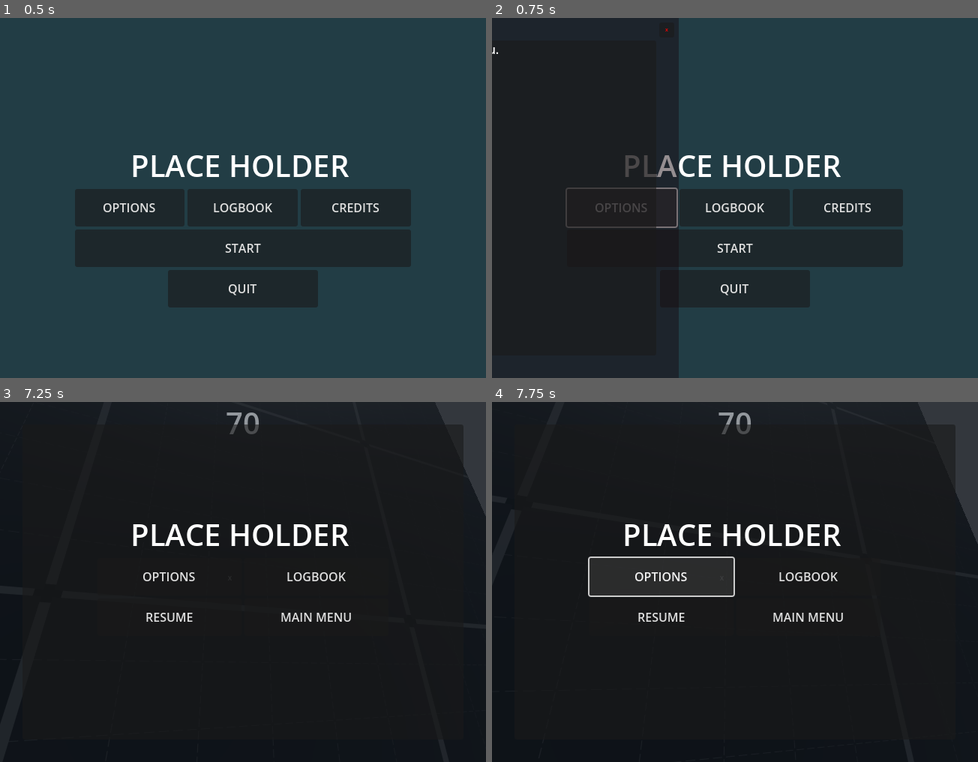
Above: before the commit, frames 1-4 (two rows, left to right).
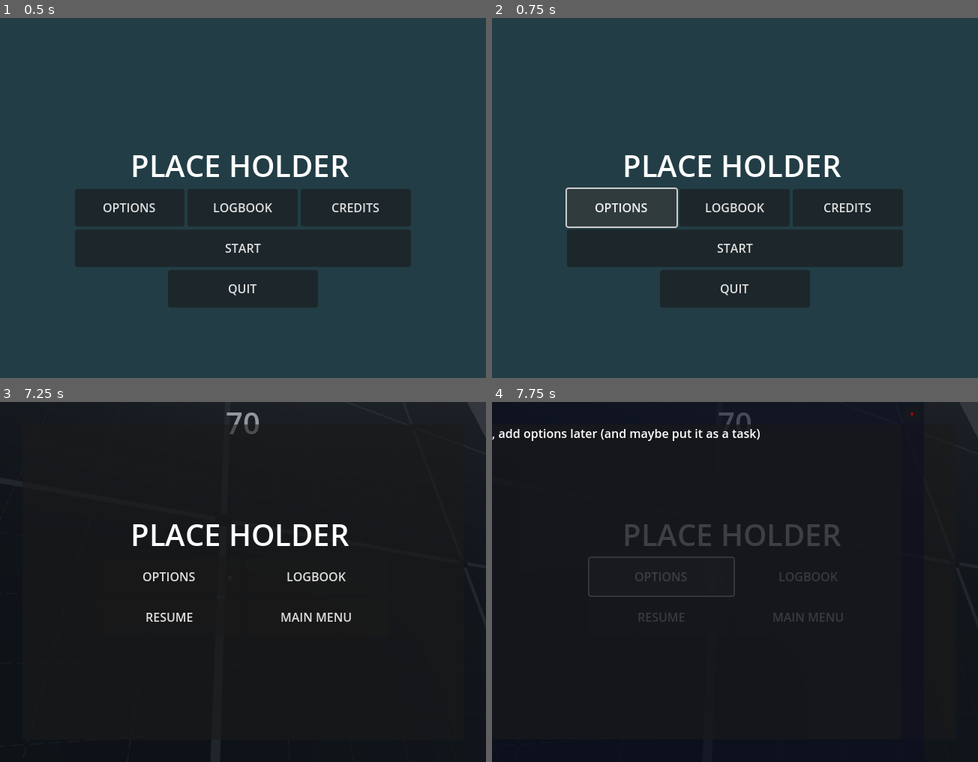
Above: after the commit, the same moments.

Repository: cdoss3/pirate-jam
Game: Godot game, scene res://scenes/main_menu.tscn
Two runs of this game, one before a commit and one after it. Both use one fixed random seed, a clock stepped at 60 frames per second and the inputs below.
Inputs (mouse positions are in pixels of both pictures, inside the frame that each line leads up to):
- Up to frame 1 (0.5 s): no input
- Up to frame 2 (0.75 s): click "OPTIONS" at 0.5 s
- Up to frame 3 (7.25 s): click "LOGBOOK" at 1.25 s; click "x" at 2 s; click "START" at 2.75 s; tap Enter at 3.5 s; move the mouse to (272, 582) at 3.52 s; hold W (walk_forwards) from 3.53 s (still down); tap Shift (crouch) at 3.6, 5.85 s; tap Space (jump) at 3.77, 4.52, 6.02, 6.77 s; move the mouse to (218, 582) at 4.27 s; tap Ctrl (sprint) at 4.35 s; move the mouse to (252, 574) at 5.02 s; tap P (test_input) at 5.1 s; move the mouse to (238, 589) at 5.77 s; move the mouse to (281, 585) at 6.52 s; hold Ctrl (sprint) from 6.53 s (still down); tap Escape (ui_cancel) at 7.15 s
- Up to frame 4 (7.75 s): release W (walk_forwards) at 7.25 s; release Ctrl (sprint) at 7.25 s; click "OPTIONS" at 7.25 s

Frame 1 is identical in both runs. In frame 2, 35% of the frame differs, in the area x 0-39%, y 0-100%; in frame 3, 0.9%; in frame 4, 4.2%.

Commit message:
Implemented basic funcionaliry (options menu and other stuff will be added later)

Diff:
--- a/scenes/main_menu.tscn
+++ b/scenes/main_menu.tscn
@@ -7,14 +7,14 @@
 tracks/0/type = "value"
 tracks/0/imported = false
 tracks/0/enabled = true
-tracks/0/path = NodePath("ColorRect:position")
+tracks/0/path = NodePath("Options:position")
 tracks/0/interp = 1
 tracks/0/loop_wrap = true
 tracks/0/keys = {
 "times": PackedFloat32Array(0),
 "transitions": PackedFloat32Array(1),
 "update": 0,
-"values": [Vector2(1000, 0)]
+"values": [Vector2(-1000, 0)]
 }
 
 [sub_resource type="Animation" id="Animation_d5nxk"]
@@ -23,14 +23,14 @@
 tracks/0/type = "value"
 tracks/0/imported = false
 tracks/0/enabled = true
-tracks/0/path = NodePath("ColorRect:position")
+tracks/0/path = NodePath("Options:position")
 tracks/0/interp = 2
 tracks/0/loop_wrap = true
 tracks/0/keys = {
-"times": PackedFloat32Array(0, 0.133333, 0.3, 0.466667, 0.6),
-"transitions": PackedFloat32Array(1, 1, 1, 1, 1),
+"times": PackedFloat32Array(0, 0.266667, 0.4, 0.5, 0.6),
+"transitions": PackedFloat32Array(1, 1, 1, 1, 0.5),
 "update": 0,
-"values": [Vector2(-1000, 0), Vector2(-500, 0), Vector2(-100, 0), Vector2(4.03, 0), Vector2(0, 0)]
+"values": [Vector2(-1000, 0), Vector2(-500, 0), Vector2(-100, 0), Vector2(3.73, 0), Vector2(0, 0)]
 }
 
 [sub_resource type="Animation" id="Animation_r5vxk"]
@@ -39,7 +39,7 @@
 tracks/0/type = "value"
 tracks/0/imported = false
 tracks/0/enabled = true
-tracks/0/path = NodePath("ColorRect:position")
+tracks/0/path = NodePath("Options:position")
 tracks/0/interp = 2
 tracks/0/loop_wrap = true
 tracks/0/keys = {
@@ -152,18 +152,18 @@
 layout_mode = 2
 size_flags_horizontal = 3
 
-[node name="ColorRect" type="ColorRect" parent="."]
-layout_mode = 1
-anchors_preset = 15
-anchor_right = 1.0
-anchor_bottom = 1.0
-offset_left = 1000.0
-offset_right = 1000.0
+[node name="Options" type="ColorRect" parent="."]
+layout_mode = 1
+anchors_preset = 15
+anchor_right = 1.0
+anchor_bottom = 1.0
+offset_left = -1000.0
+offset_right = -1000.0
 grow_horizontal = 2
 grow_vertical = 2
 color = Color(0.0892825, 0.0301104, 0.0604671, 0.458824)
 
-[node name="MarginContainer" type="MarginContainer" parent="ColorRect"]
+[node name="MarginContainer" type="MarginContainer" parent="Options"]
 layout_mode = 1
 anchors_preset = 15
 anchor_right = 1.0
@@ -175,10 +175,10 @@
 theme_override_constants/margin_right = 30
 theme_override_constants/margin_bottom = 30
 
-[node name="Panel" type="Panel" parent="ColorRect/MarginContainer"]
-layout_mode = 2
-
-[node name="RichTextLabel" type="RichTextLabel" parent="ColorRect/MarginContainer/Panel"]
+[node name="Panel" type="Panel" parent="Options/MarginContainer"]
+layout_mode = 2
+
+[node name="RichTextLabel" type="RichTextLabel" parent="Options/MarginContainer/Panel"]
 layout_mode = 1
 anchors_preset = 15
 anchor_right = 1.0
@@ -187,7 +187,7 @@
 grow_vertical = 2
 text = "put inside of here the stuff for the options menu."
 
-[node name="Close" type="Button" parent="ColorRect"]
+[node name="Close" type="Button" parent="Options"]
 custom_minimum_size = Vector2(20, 20)
 layout_mode = 1
 anchors_preset = 1
@@ -208,4 +208,4 @@
 [connection signal="pressed" from="Menu/MarginContainer/VBoxContainer/HBoxContainer/CreditsButton" to="." method="_on_credits_button_pressed"]
 [connection signal="pressed" from="Menu/MarginContainer/VBoxContainer/StartButton" to="." method="_on_start_button_pressed"]
 [connection signal="pressed" from="Menu/MarginContainer/VBoxContainer/Control2/QuitButton" to="." method="_on_quit_button_pressed"]
-[connection signal="pressed" from="ColorRect/Close" to="." method="_on_close_pressed"]
+[connection signal="pressed" from="Options/Close" to="." method="_on_options_button_pressed"]
--- a/scenes/player.tscn
+++ b/scenes/player.tscn
@@ -7,7 +7,7 @@
 [ext_resource type="Script" path="res://scripts/states/jump.gd" id="4_1rude"]
 [ext_resource type="Script" path="res://scripts/states/falling.gd" id="6_itb1u"]
 [ext_resource type="Script" path="res://scripts/states/running.gd" id="8_br3hp"]
-[ext_resource type="Script" path="res://scripts/ui/options.gd" id="8_ku6nf"]
+[ext_resource type="Script" path="res://scripts/ui/pause_menu.gd" id="8_ku6nf"]
 [ext_resource type="PackedScene" uid="uid://bp35vrolpnn2p" path="res://scenes/dummy.tscn" id="13_a8b2x"]
 
 [sub_resource type="CapsuleShape3D" id="CapsuleShape3D_0e5dj"]
@@ -36,6 +36,60 @@
 
 [sub_resource type="LabelSettings" id="LabelSettings_rj3w6"]
 font_size = 8
+
+[sub_resource type="Animation" id="Animation_8spxx"]
+length = 0.001
+tracks/0/type = "value"
+tracks/0/imported = false
+tracks/0/enabled = true
+tracks/0/path = NodePath("Options:position")
+tracks/0/interp = 1
+tracks/0/loop_wrap = true
+tracks/0/keys = {
+"times": PackedFloat32Array(0),
+"transitions": PackedFloat32Array(1),
+"update": 0,
+"values": [Vector2(-1000, 0)]
+}
+
+[sub_resource type="Animation" id="Animation_d5nxk"]
+resource_name = "option_slideIn"
+length = 0.6
+tracks/0/type = "value"
+tracks/0/imported = false
+tracks/0/enabled = true
+tracks/0/path = NodePath("Options:position")
+tracks/0/interp = 2
+tracks/0/loop_wrap = true
+tracks/0/keys = {
+"times": PackedFloat32Array(0, 0.266667, 0.4, 0.5, 0.6),
+"transitions": PackedFloat32Array(1, 1, 1, 1, 0.5),
+"update": 0,
+"values": [Vector2(-1000, 0), Vector2(-500, 0), Vector2(-100, 0), Vector2(3.73, 0), Vector2(0, 0)]
+}
+
+[sub_resource type="Animation" id="Animation_r5vxk"]
+resource_name = "option_slideOut"
+length = 0.6
+tracks/0/type = "value"
+tracks/0/imported = false
+tracks/0/enabled = true
+tracks/0/path = NodePath("Options:position")
+tracks/0/interp = 2
+tracks/0/loop_wrap = true
+tracks/0/keys = {
+"times": PackedFloat32Array(0, 0.133333, 0.333333, 0.5, 0.6),
+"transitions": PackedFloat32Array(1, 1, 1, 1, 1),
+"update": 0,
+"values": [Vector2(0, 0), Vector2(4.85, 0), Vector2(-100, 0), Vector2(-500, 0), Vector2(-1000, 0)]
+}
+
+[sub_resource type="AnimationLibrary" id="AnimationLibrary_bigvi"]
+_data = {
+"RESET": SubResource("Animation_8spxx"),
+"option_slideIn": SubResource("Animation_d5nxk"),
+"option_slideOut": SubResource("Animation_r5vxk")
+}
 
 [sub_resource type="LabelSettings" id="LabelSettings_3mhyg"]
 font_size = 40
@@ -135,15 +189,9 @@
 
 [node name="Control2" type="Control" parent="Hud"]
 layout_mode = 3
-anchors_preset = 8
-anchor_left = 0.5
-anchor_top = 0.5
-anchor_right = 0.5
-anchor_bottom = 0.5
-offset_left = -20.0
-offset_top = -20.0
-offset_right = 20.0
-offset_bottom = 20.0
+anchors_preset = 15
+anchor_right = 1.0
+anchor_bottom = 1.0
 grow_horizontal = 2
 grow_vertical = 2
 size_flags_horizontal = 4
@@ -165,8 +213,7 @@
 text = "X"
 label_settings = SubResource("LabelSettings_rj3w6")
 
-[node name="Options" type="Control" parent="Hud"]
-visible = false
+[node name="PauseMenu" type="Control" parent="Hud"]
 layout_mode = 3
 anchors_preset = 15
 anchor_right = 1.0
@@ -175,7 +222,12 @@
 grow_vertical = 2
 script = ExtResource("8_ku6nf")
 
-[node name="ColorRect" type="ColorRect" parent="Hud/Options"]
+[node name="AnimationPlayer" type="AnimationPlayer" parent="Hud/PauseMenu"]
+libraries = {
+"": SubResource("AnimationLibrary_bigvi")
+}
+
+[node name="ColorRect" type="ColorRect" parent="Hud/PauseMenu"]
 layout_mode = 1
 anchors_preset = 15
 anchor_right = 1.0
@@ -184,7 +236,7 @@
 grow_vertical = 2
 color = Color(0.0784314, 0.117647, 0.164706, 0.458824)
 
-[node name="MarginContainer" type="MarginContainer" parent="Hud/Options/ColorRect"]
+[node name="MarginContainer" type="MarginContainer" parent="Hud/PauseMenu/ColorRect"]
 layout_mode = 1
 anchors_preset = 15
 anchor_right = 1.0
@@ -196,10 +248,10 @@
 theme_override_constants/margin_right = 30
 theme_override_constants/margin_bottom = 30
 
-[node name="Panel" type="Panel" parent="Hud/Options/ColorRect/MarginContainer"]
-layout_mode = 2
-
-[node name="MarginContainer" type="MarginContainer" parent="Hud/Options/ColorRect/MarginContainer/Panel"]
+[node name="Panel" type="Panel" parent="Hud/PauseMenu/ColorRect/MarginContainer"]
+layout_mode = 2
+
+[node name="MarginContainer" type="MarginContainer" parent="Hud/PauseMenu/ColorRect/MarginContainer/Panel"]
 layout_mode = 1
 anchors_preset = 15
 anchor_right = 1.0
@@ -211,49 +263,100 @@
 theme_override_constants/margin_right = 100
 theme_override_constants/margin_bottom = 15
 
-[node name="VBoxContainer" type="VBoxContainer" parent="Hud/Options/ColorRect/MarginContainer/Panel/MarginContainer"]
-layout_mode = 2
-
-[node name="Control" type="Control" parent="Hud/Options/ColorRect/MarginContainer/Panel/MarginContainer/VBoxContainer"]
+[node name="VBoxContainer" type="VBoxContainer" parent="Hud/PauseMenu/ColorRect/MarginContainer/Panel/MarginContainer"]
+layout_mode = 2
+
+[node name="Control" type="Control" parent="Hud/PauseMenu/ColorRect/MarginContainer/Panel/MarginContainer/VBoxContainer"]
 custom_minimum_size = Vector2(0, 100)
 layout_mode = 2
 
-[node name="Label" type="Label" parent="Hud/Options/ColorRect/MarginContainer/Panel/MarginContainer/VBoxContainer"]
+[node name="Label" type="Label" parent="Hud/PauseMenu/ColorRect/MarginContainer/Panel/MarginContainer/VBoxContainer"]
 custom_minimum_size = Vector2(300, 50)
 layout_mode = 2
 size_flags_horizontal = 4
 text = "PLACE HOLDER"
 label_settings = SubResource("LabelSettings_3mhyg")
 
-[node name="HBoxContainer" type="HBoxContainer" parent="Hud/Options/ColorRect/MarginContainer/Panel/MarginContainer/VBoxContainer"]
-layout_mode = 2
-
-[node name="OptionsButton" type="Button" parent="Hud/Options/ColorRect/MarginContainer/Panel/MarginContainer/VBoxContainer/HBoxContainer"]
+[node name="HBoxContainer" type="HBoxContainer" parent="Hud/PauseMenu/ColorRect/MarginContainer/Panel/MarginContainer/VBoxContainer"]
+layout_mode = 2
+
+[node name="OptionsButton" type="Button" parent="Hud/PauseMenu/ColorRect/MarginContainer/Panel/MarginContainer/VBoxContainer/HBoxContainer"]
 custom_minimum_size = Vector2(0, 50)
 layout_mode = 2
 size_flags_horizontal = 3
 text = "OPTIONS"
 
-[node name="InfoButton" type="Button" parent="Hud/Options/ColorRect/MarginContainer/Panel/MarginContainer/VBoxContainer/HBoxContainer"]
+[node name="InfoButton" type="Button" parent="Hud/PauseMenu/ColorRect/MarginContainer/Panel/MarginContainer/VBoxContainer/HBoxContainer"]
 custom_minimum_size = Vector2(0, 50)
 layout_mode = 2
 size_flags_horizontal = 3
 text = "LOGBOOK"
 
-[node name="HBoxContainer2" type="HBoxContainer" parent="Hud/Options/ColorRect/MarginContainer/Panel/MarginContainer/VBoxContainer"]
-layout_mode = 2
-
-[node name="ResumeButton" type="Button" parent="Hud/Options/ColorRect/MarginContainer/Panel/MarginContainer/VBoxContainer/HBoxContainer2"]
+[node name="HBoxContainer2" type="HBoxContainer" parent="Hud/PauseMenu/ColorRect/MarginContainer/Panel/MarginContainer/VBoxContainer"]
+layout_mode = 2
+
+[node name="ResumeButton" type="Button" parent="Hud/PauseMenu/ColorRect/MarginContainer/Panel/MarginContainer/VBoxContainer/HBoxContainer2"]
 custom_minimum_size = Vector2(0, 50)
 layout_mode = 2
 size_flags_horizontal = 3
 text = "RESUME"
 
-[node name="MenuButton" type="Button" parent="Hud/Options/ColorRect/MarginContainer/Panel/MarginContainer/VBoxContainer/HBoxContainer2"]
+[node name="MenuButton" type="Button" parent="Hud/PauseMenu/ColorRect/MarginContainer/Panel/MarginContainer/VBoxContainer/HBoxContainer2"]
 custom_minimum_size = Vector2(0, 50)
 layout_mode = 2
 size_flags_horizontal = 3
 text = "MAIN MENU"
+
+[node name="Options" type="ColorRect" parent="Hud/PauseMenu"]
+layout_mode = 1
+anchors_preset = 15
+anchor_right = 1.0
+anchor_bottom = 1.0
+offset_left = -1000.0
+offset_right = -1000.0
+grow_horizontal = 2
+grow_vertical = 2
+color = Color(0.0452638, 0.0585484, 0.128157, 0.564706)
+
+[node name="MarginContainer" type="MarginContainer" parent="Hud/PauseMenu/Options"]
+layout_mode = 1
+anchors_preset = 15
+anchor_right = 1.0
+anchor_bottom = 1.0
+grow_horizontal = 2
+grow_vertical = 2
+theme_override_constants/margin_left = 30
+theme_override_constants/margin_top = 30
+theme_override_constants/margin_right = 30
+theme_override_constants/margin_bottom = 30
+
+[node name="Panel" type="Panel" parent="Hud/PauseMenu/Options/MarginContainer"]
+layout_mode = 2
+
+[node name="RichTextLabel" type="RichTextLabel" parent="Hud/PauseMenu/Options/MarginContainer/Panel"]
+layout_mode = 1
+anchors_preset = 15
+anchor_right = 1.0
+anchor_bottom = 1.0
+grow_horizontal = 2
+grow_vertical = 2
+text = "again, add options later (and maybe put it as a task)"
+
+[node name="Close" type="Button" parent="Hud/PauseMenu/Options"]
+custom_minimum_size = Vector2(20, 20)
+layout_mode = 1
+anchors_preset = 1
+anchor_left = 1.0
+anchor_right = 1.0
+offset_left = -26.0
+offset_top = 6.0
+offset_right = -6.0
+offset_bottom = 26.0
+grow_horizontal = 0
+theme_override_colors/font_color = Color(1, 0, 0, 1)
+theme_override_font_sizes/font_size = 7
+text = "x"
+clip_text = true
 
 [node name="dummy" parent="." instance=ExtResource("13_a8b2x")]
 transform = Transform3D(-1, 0, -8.74228e-08, 0, 1, 0, 8.74228e-08, 0, -1, 0, 0, 0)
@@ -328,9 +431,10 @@
 [node name="BoneAttachment3D16" parent="dummy/Hit_Collision" index="14"]
 transform = Transform3D(-0.941908, 0.331086, -0.0564958, -0.0756653, -0.0452872, 0.996104, 0.327238, 0.942513, 0.0677082, 0.229347, 0.123833, -0.00515543)
 
-[connection signal="pressed" from="Hud/Options/ColorRect/MarginContainer/Panel/MarginContainer/VBoxContainer/HBoxContainer/OptionsButton" to="Hud/Options" method="_on_options_button_pressed"]
-[connection signal="pressed" from="Hud/Options/ColorRect/MarginContainer/Panel/MarginContainer/VBoxContainer/HBoxContainer/InfoButton" to="Hud/Options" method="_on_info_button_pressed"]
-[connection signal="pressed" from="Hud/Options/ColorRect/MarginContainer/Panel/MarginContainer/VBoxContainer/HBoxContainer2/ResumeButton" to="Hud/Options" method="_on_resume_button_pressed"]
-[connection signal="pressed" from="Hud/Options/ColorRect/MarginContainer/Panel/MarginContainer/VBoxContainer/HBoxContainer2/MenuButton" to="Hud/Options" method="_on_menu_button_pressed"]
+[connection signal="pressed" from="Hud/PauseMenu/ColorRect/MarginContainer/Panel/MarginContainer/VBoxContainer/HBoxContainer/OptionsButton" to="Hud/PauseMenu" method="_on_options_button_pressed"]
+[connection signal="pressed" from="Hud/PauseMenu/ColorRect/MarginContainer/Panel/MarginContainer/VBoxContainer/HBoxContainer/InfoButton" to="Hud/PauseMenu" method="_on_info_button_pressed"]
+[connection signal="pressed" from="Hud/PauseMenu/ColorRect/MarginContainer/Panel/MarginContainer/VBoxContainer/HBoxContainer2/ResumeButton" to="Hud/PauseMenu" method="_on_resume_button_pressed"]
+[connection signal="pressed" from="Hud/PauseMenu/ColorRect/MarginContainer/Panel/MarginContainer/VBoxContainer/HBoxContainer2/MenuButton" to="Hud/PauseMenu" method="_on_menu_button_pressed"]
+[connection signal="pressed" from="Hud/PauseMenu/Options/Close" to="Hud/PauseMenu" method="_on_options_button_pressed"]
 
 [editable path="dummy"]
--- a/scripts/player.gd
+++ b/scripts/player.gd
@@ -64,7 +64,7 @@
 func _process(_delta: float) -> void:
 	# Changes: Now input doesn't quit but opens options tab
 	if Input.is_action_just_pressed("ui_cancel"):
-		tab_set_visibility($Hud/Options, !$Hud/Options.visible)
+		tab_set_visibility($Hud/PauseMenu, !$Hud/PauseMenu.visible)
 	# Quick input to test player health change signals
 	if Input.is_action_just_released("test_input"):
 		change_health(20)
--- a/scripts/state_machine.gd
+++ b/scripts/state_machine.gd
@@ -24,7 +24,8 @@
 
 
 func _physics_process(delta: float) -> void:
-	state.physics_update(delta)
+	if !$"..".tab_opened[0]:
+		state.physics_update(delta)
 
 
 func _transition_to_next_state(target_state_path: String, data: Dictionary = {}) -> void:
--- a/scripts/ui/main_menu.gd
+++ b/scripts/ui/main_menu.gd
@@ -1,15 +1,17 @@
 
 extends Control
 
-@onready var ANIMATION : AnimationPlayer = $AnimationPlayer
+@onready var animation_player : AnimationPlayer = $AnimationPlayer
 
 
-
+var optionsVisible := false
 func _on_options_button_pressed() -> void:
-	ANIMATION.play("option_slideIn")
-
-func _on_close_pressed() -> void:
-	ANIMATION.play("option_slideOut")
+	if optionsVisible:
+		animation_player.play("option_slideOut")
+		optionsVisible = false
+	else:
+		animation_player.play("option_slideIn")
+		optionsVisible = true
 
 # ------------------------------------------------------------------------------------------------ #
 
--- a/scripts/ui/options.gd
+++ /dev/null
@@ -1,16 +0,0 @@
-extends Control
-
-func _on_options_button_pressed() -> void:
-	pass # Replace with function body.
-
-
-func _on_info_button_pressed() -> void:
-	pass # Replace with function body.
-
-
-func _on_resume_button_pressed() -> void:
-	pass # Replace with function body.
-
-
-func _on_menu_button_pressed() -> void:
-	get_tree().change_scene_to_file("res://scenes/main_menu.tscn")
--- /dev/null
+++ b/scripts/ui/pause_menu.gd
@@ -0,0 +1,28 @@
+extends Control
+
+@onready var animation_player: AnimationPlayer = $AnimationPlayer
+
+func _ready() -> void:
+	visible = false
+
+
+var optionsVisible := false
+func _on_options_button_pressed() -> void:
+	if optionsVisible:
+		animation_player.play("option_slideOut")
+		optionsVisible = false
+	else:
+		animation_player.play("option_slideIn")
+		optionsVisible = true
+
+
+func _on_info_button_pressed() -> void:
+	pass
+
+
+func _on_resume_button_pressed() -> void:
+	$"../..".tab_set_visibility(self, false)
+
+
+func _on_menu_button_pressed() -> void:
+	get_tree().change_scene_to_file("res://scenes/main_menu.tscn")
Not shown: 1 places in scenes/player.tscn that only renumber resources
